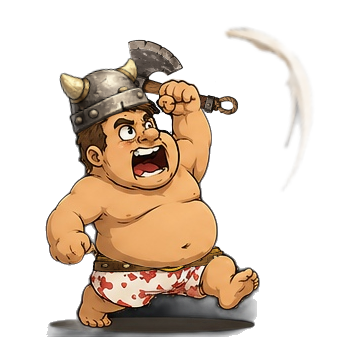
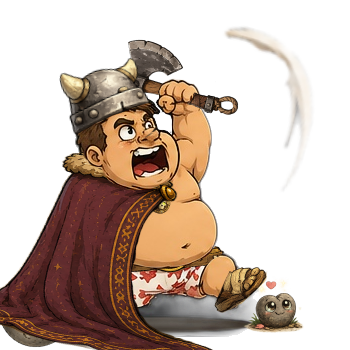
The second 350×350 image is a revision of the first. Changes to its layers:
added layer "cape" above "cailloux" over [0, 151, 229, 350]
added layer "cailloux" above "Sandale" over [242, 276, 304, 333]
added group "Sandale" with 2 layers above "Medaillon" over [70, 266, 268, 347]
added layer "sandale de cote" in group "Sandale" over [205, 266, 268, 314]
added layer "sandale de cote copy" in group "Sandale" over [70, 271, 112, 347]
added layer "Medaillon" above "Boulet" over [149, 184, 171, 214]
added layer "Boulet" above "Tete" over [0, 192, 174, 348]
painted on "Tete" over [45, 78, 260, 337]
moved "slip de guerre" above "Hodor" over [91, 245, 226, 273]
